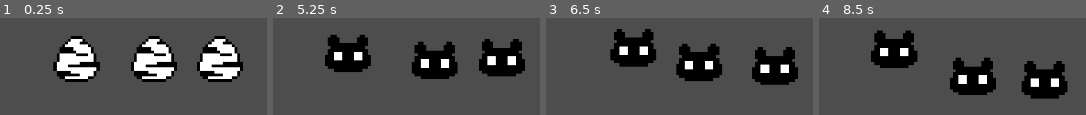
Above: before the commit, frames 1-4 (left to right).
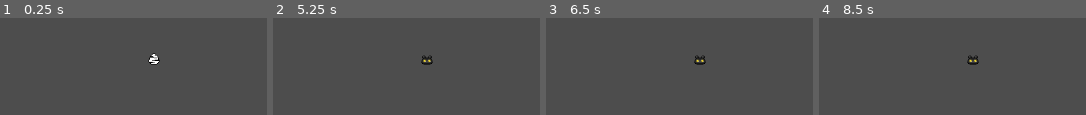
Above: after the commit, the same moments.

Repository: samthesoup/digital-monster-program
Game: Godot game, scene res://world.tscn
The game is run twice, just before and just after one commit, with the same random seed, the same clock (stepped at 60 frames per second) and the same inputs.
Inputs:
- Up to frame 1 (0.25 s): no input
- Up to frame 2 (5.25 s): tap Enter at 0.5, 2, 3.5 s; tap Space at 1.25, 2.75, 4.25 s
- Up to frame 3 (6.5 s): no input
- Up to frame 4 (8.5 s): no input

The runs differ from the first frame. In frame 1, 18% of the frame differs, in the area x 19-92%, y 18-66%; in frame 2, 15%; in frame 3, 15%; in frame 4, 16%.

Commit message:
reworked genes

Diff:
--- a/digitalMonsterProgram/digiegg.gd
+++ b/digitalMonsterProgram/digiegg.gd
@@ -4,14 +4,19 @@
 
 
 @export var digimon_inside : String
-@export_range(00000000000000,99999999999999,1.0) var gene : int
+@export var gene = [0,00,000,000,000,00]
 @export var random_gene : bool
 
 var hatch_timer = Timer.new()
 
 func _ready() -> void:
 	if random_gene:
-		gene = randi_range(00000000000000,99999999999999)
+		gene[0] = randf_range(0.0,1.0)
+		gene[1] = randi_range(0,10)
+		gene[2] = randf_range(0.0,1.0)
+		gene[3] = randf_range(0.0,1.0)
+		gene[4] = randf_range(0.0,1.0)
+		gene[5] = randi_range(0,99)
 	hatch_timer.autostart = true
 	hatch_timer.one_shot = true
 	hatch_timer.wait_time = 5.0
--- a/digitalMonsterProgram/digimon.gd
+++ b/digitalMonsterProgram/digimon.gd
@@ -3,15 +3,17 @@
 class_name Digimon
 
 @export var species_key : String # key for identifying digimon's species in digidict
-var gene : int  # the random value determining various aspects of the digimon
-var age : int = 0 # age of the digimon in hours
+var gene : Array  # the values determining various aspects of the digimon
+var age : int = 0 # age of the digimon in minutes
 var mood : int = 128 # how happy the digimon is
 var hunger : int  = 0 # how hungry the digimon is
-var weight_mod : int # how heavy the digimon is from it's base
-var weight : int # digimons weight
+var speed : float = 1.0 # movement speed
+var weight_mod : float # how heavy the digimon is from it's base
+var weight : float # digimons weight
 var nocturnal : bool # wether the digimon sleeps in the day or night
 var color_mod : Color # random hue shift determined randomly
 var activity : int # how much the digimon moves around
+
 
 var target_direction : Vector2
 
@@ -20,38 +22,49 @@
 	gene = ge
 
 func _ready() -> void:
-	seed(gene)
 	var species = Species.digidict[species_key]
-	weight_mod = get_gene(gene,1,0)
-	weight = weight + weight_mod
-	var noct_gene = get_gene(gene,2,1)
-	var red_gene = get_gene(gene,3,3)
-	var green_gene = get_gene(gene,3,6)
-	var blue_gene = get_gene(gene,3,9)
-	var act_gene = get_gene(gene,2,12)
+	weight_mod = gene[0]
+	weight = species[4] + weight_mod
+	var noct_gene = gene[1]
+	var red_gene = gene[2]
+	var green_gene = gene[3]
+	var blue_gene = gene[4]
+	var act_gene = gene[5]
 	if noct_gene < 7:
 		nocturnal = true
 	else :
 		nocturnal = false
-	color_mod = Color(red_gene%256, green_gene%256, blue_gene%256)
-	activity = act_gene + 1
+	color_mod = Color(red_gene, green_gene, blue_gene)
+
+	activity = (act_gene%5)+1
+
+	speed -= weight/10
+	if speed <= 0:
+		speed = 0.1
 
 	var spr = Sprite2D.new()
 	spr.texture = load(species[5])
-	spr.modulate = color_mod
+	#spr.modulate = color_mod
 	add_child(spr)
 
 	var shape = CollisionShape2D.new()
 	shape.shape = CircleShape2D.new()
 	add_child(shape)
 
+	var act_timer = Timer.new()
+	act_timer.autostart = true
+	act_timer.one_shot = false
+	act_timer.wait_time = activity
+	act_timer.timeout.connect(_on_acttimer_timeout)
+	add_child(act_timer)
+
 func _process(delta: float) -> void:
-	target_direction = Vector2(randf_range(-1.0,1.0), randf_range(-1.0,1.0))
-	move_and_collide(target_direction)
+	move_and_collide(target_direction*Vector2(speed,speed))
 
-func get_gene(g, count, offset):
-	var shift = 10^offset
-	var digits = 10^count
-	g = int(g / shift)
-	var result = int(g%digits)
-	return result
+
+func _on_acttimer_timeout():
+	var will_move = randf_range(0.0,1.0)
+	if will_move >= 0.3:
+		target_direction = Vector2(randf_range(-1.0,1.0), randf_range(-1.0,1.0))
+	else:
+		target_direction = Vector2.ZERO
--- a/digitalMonsterProgram/species.gd
+++ b/digitalMonsterProgram/species.gd
@@ -32,5 +32,5 @@
 
 # [ name , level , attribute, fields, weight, sprite]
 var digidict = {
-	"bota" : ["BOTAMON", LVL.BABYI, ATRBT.FREE, [FLD.NSP, FLD.VB], 5, "res://botamon.png"]
+	"bota" : ["BOTAMON", LVL.BABYI, ATRBT.FREE, [FLD.NSP, FLD.VB], 5.0, "res://botamon.png"]
 }
--- a/digitalMonsterProgram/world.tscn
+++ b/digitalMonsterProgram/world.tscn
@@ -26,14 +26,15 @@
 	if Input.is_action_pressed(\"lmb\"):
 		zoom += Vector2(0.1,0.1)
 	if Input.is_action_pressed(\"rmb\"):
-		zoom -= Vector2(0.1,0.1)
+		if zoom.x > 0.2:
+			zoom -= Vector2(0.1,0.1)
 "
 
 [node name="World" type="Node2D"]
 
 [node name="Camera2D" type="Camera2D" parent="."]
-zoom = Vector2(4.13, 4.13)
 script = SubResource("GDScript_f3sb7")
+cam_speed = 1.0
 
 [node name="digiegg" type="Sprite2D" parent="."]
 texture = ExtResource("1_fj7yv")
@@ -41,19 +42,3 @@
 digimon_inside = "bota"
 random_gene = true
 metadata/_custom_type_script = "uid://csvcxgke0058k"
-
-[node name="digiegg3" type="Sprite2D" parent="."]
-position = Vector2(-27, 0)
-texture = ExtResource("1_fj7yv")
-script = ExtResource("1_f3sb7")
-digimon_inside = "bota"
-random_gene = true
-metadata/_custom_type_script = "uid://csvcxgke0058k"
-
-[node name="digiegg2" type="Sprite2D" parent="."]
-position = Vector2(23, 0)
-texture = ExtResource("1_fj7yv")
-script = ExtResource("1_f3sb7")
-digimon_inside = "bota"
-random_gene = true
-metadata/_custom_type_script = "uid://csvcxgke0058k"
Binary file changed: digitalMonsterProgram/botamon.png
